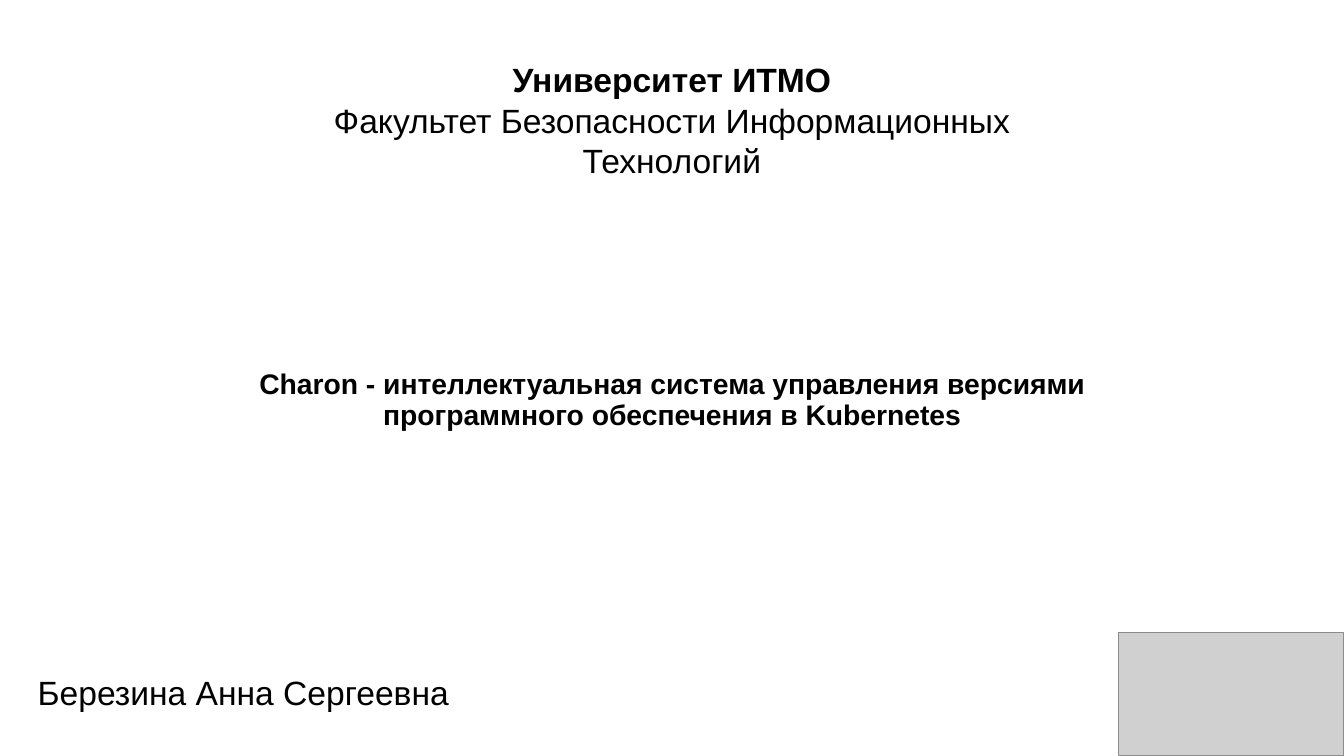
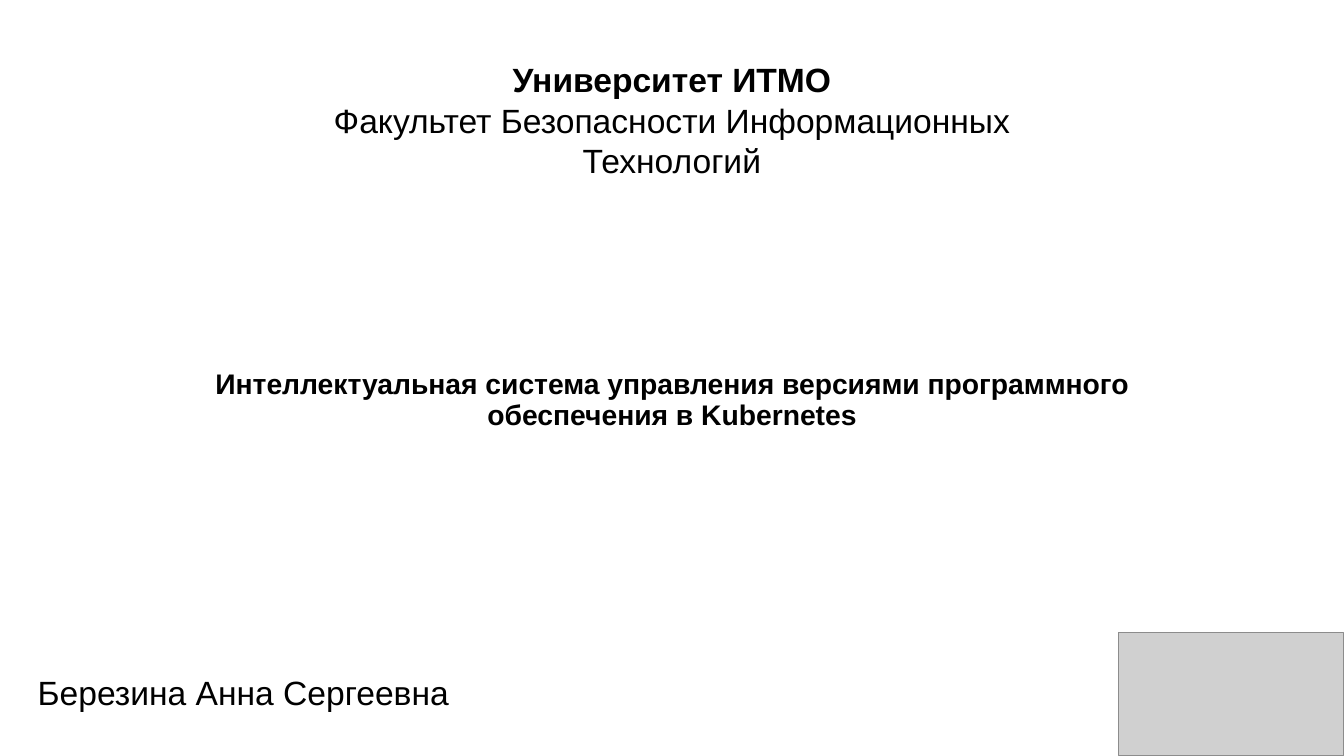
Before and after one commit to f0m41h4u7/Charon, a slide deck: slide 1 of files/presentation-KMU.pptx. Drawn at 1344x756 pixels with LibreOffice and Linux fonts; fonts in the diff are those of the drawing; grey boxes stand for pictures. Boxes give left, top, right and bottom in pixels: in the first picture for what was removed or moved away, otherwise in the second. Text is boxed around its words. In the diff, an @@ line names an element or a change of style, - is before the commit and + after.

```diff
--- a/files/presentation-KMU.pptx
+++ b/files/presentation-KMU.pptx
@@ text at box(215, 374, 1129, 426): text changed @@
-Charon - интеллектуальная система управления версиями программного обеспечения в Kubernetes
+Интеллектуальная система управления версиями программного обеспечения в Kubernetes
```
Also in this commit, not shown: 1 other slide changed, 3 other files.
